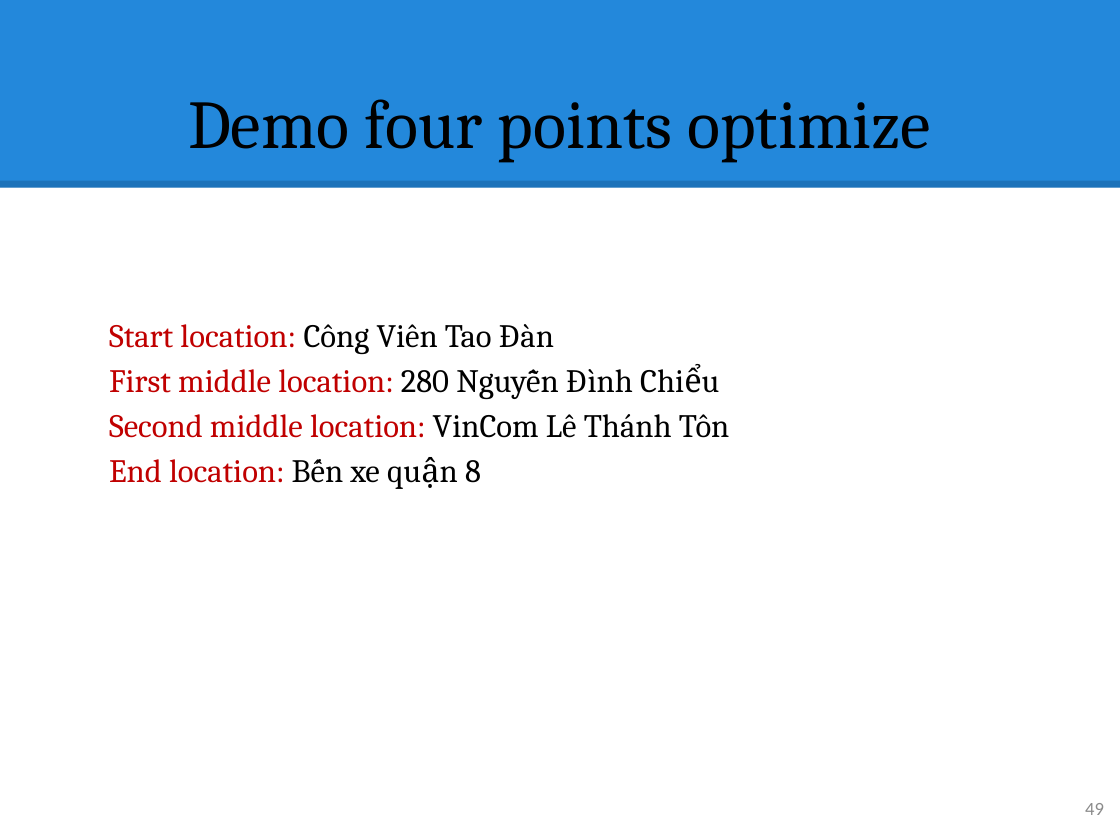
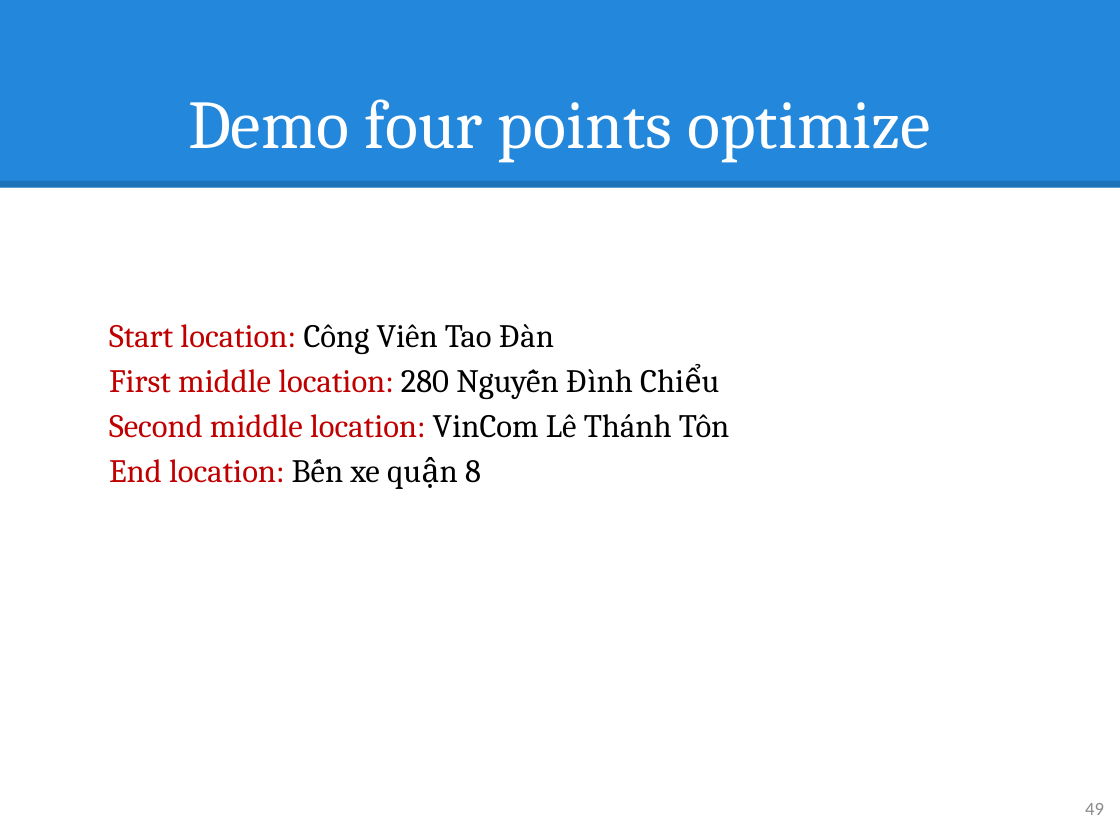
Before and after one commit to hqt/street-router, a slide deck: slide 49 of Document/presentation/ngoan/5 search motorbike.pptx. Drawn at 1120x840 pixels with LibreOffice and Linux fonts; fonts in the diff are those of the drawing. Boxes give left, top, right and bottom in pixels: in the first picture for what was removed or moved away, otherwise in the second. Text is boxed around its words. In the diff, an @@ line names an element or a change of style, - is before the commit and + after.

Commit message:
commit slide

```diff
--- a/Document/presentation/ngoan/5 search motorbike.pptx
+++ b/Document/presentation/ngoan/5 search motorbike.pptx
@@ title "Demo four points optimize" at <box>188,99,931,163</box>: text colour #000000 to #FFFFFF @@
```
Also in this commit, not shown: 10 other slides changed, 3 other files.
